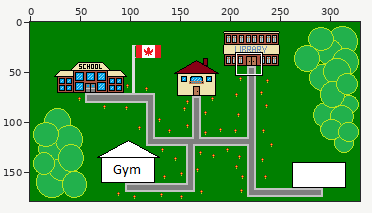
Sprite sheet, stored at main-game-core/assets/map.png. Above, an overview of the earlier version with the close-up marked.
Close-up. First the earlier version:
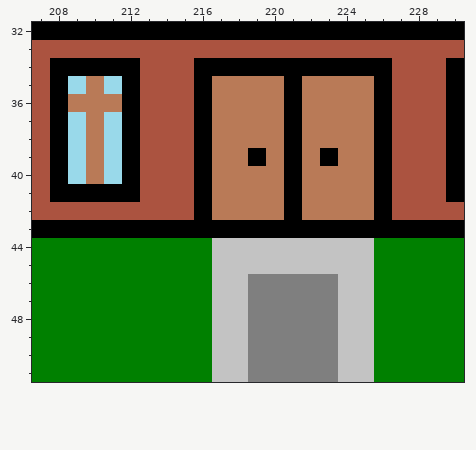
The file is 330x179 pixels. Shown: x 207..230, y 32..51. The commit also changed other parts of the picture, which this record leaves out.
After:
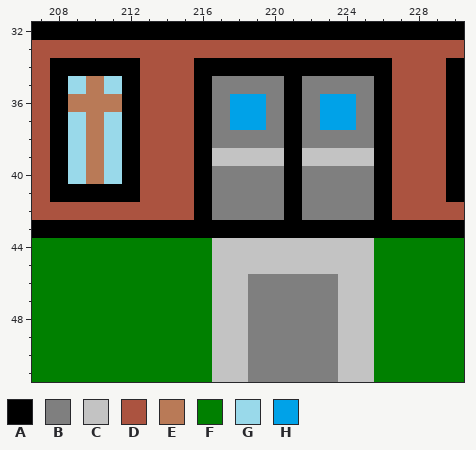
Palette (. is transparent): A #000000  B #7f7f7f  C #c3c3c3  D #ab5340  E #b97a57  F #008000  G #99d9ea  H #00a2e8
Diff:
@@ x 215..227 @@
 34 DAAAAAAAAAAAD
-35 DAEEEEAEEEEAD
-36 DAEEEEAEEEEAD
-37 DAEEEEAEEEEAD
-38 DAEEEEAEEEEAD
-39 DAEEAEAEAEEAD
-40 DAEEEEAEEEEAD
-41 DAEEEEAEEEEAD
-42 DAEEEEAEEEEAD
+35 DABBBBABBBBAD
+36 DABHHBABHHBAD
+37 DABHHBABHHBAD
+38 DABBBBABBBBAD
+39 DACCCCACCCCAD
+40 DABBBBABBBBAD
+41 DABBBBABBBBAD
+42 DABBBBABBBBAD
 43 AAAAAAAAAAAAA
Pixel boxes of the changes (left, top, right, bottom) in both close-ups:
changed: (212, 76, 374, 220)
